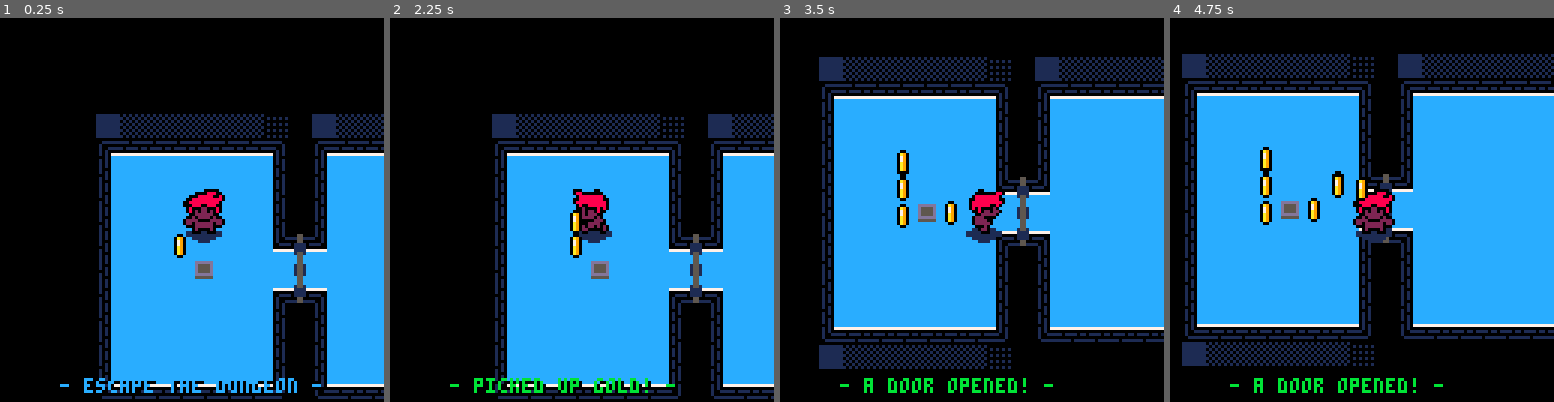
Above: before the commit, frames 1-4 (left to right).
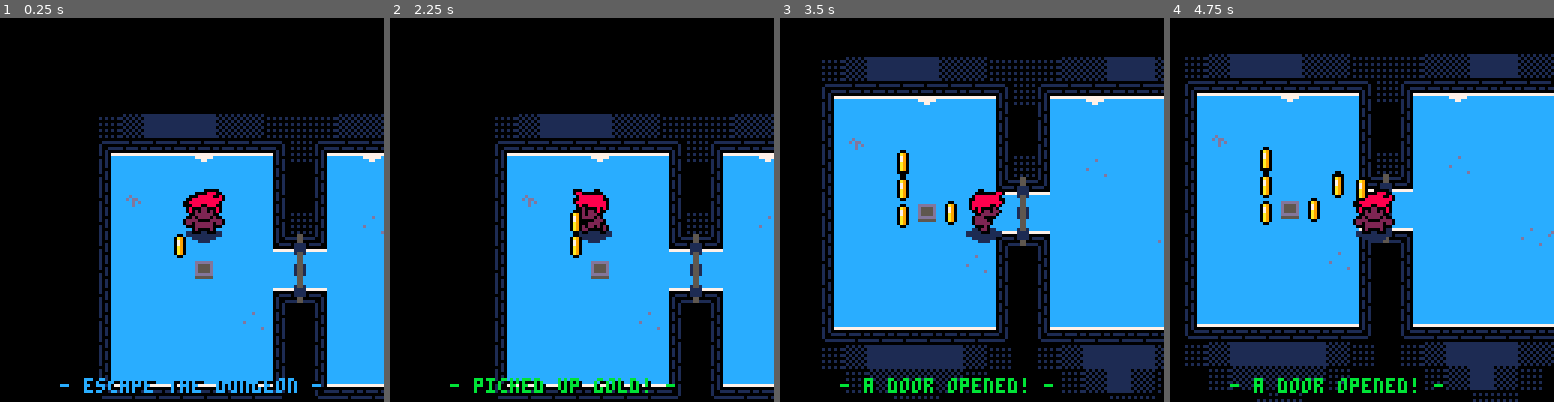
Above: after the commit, the same moments.

Repository: Kiyotoko/gamejam
Game: PICO-8 cartridge game.p8
The game is run twice, just before and just after one commit, with the same random seed, the same clock (stepped at 60 frames per second) and the same inputs.
Inputs:
- Up to frame 1 (0.25 s): no input
- Up to frame 2 (2.25 s): tap O (Z key) at 0.33, 0.7, 1.43, 2.22 s; tap X (X key) at 1.07, 2.07 s; hold Left from 1.97 s (still down)
- Up to frame 3 (3.5 s): release Left at 2.37 s; tap X (X key) every 0.33 s from 2.4 to 3.4 s; hold Down 2.42-2.82 s; hold Right from 2.87 s (still down); tap O (Z key) at 3.1 s
- Up to frame 4 (4.75 s): release Right at 3.53 s; hold Up 3.58-4.08 s; tap X (X key) every 0.33 s from 3.73 to 4.73 s; tap O (Z key) at 3.98 s; hold Right 4.13-4.53 s; hold Down from 4.58 s (still down)

The runs differ from the first frame. In frame 1, 1.6% of the frame differs, in the area x 25-100%, y 25-82%; in frame 2, 1.6%; in frame 3, 6.2%; in frame 4, 6.8%, in the area x 3-100%, y 9-100%.

Commit message:
map updated

Diff:
--- a/game.p8
+++ b/game.p8
@@ -126,21 +126,23 @@
 cccccccccccccccccccccccccccccccccccccccccccccccccccccccccccccccccccccccccccccccccccccccccccccccccccccccccccccccccccccccccccccccc
 __gff__
 0000000000000000000000000000000000000000000000000000000000000000000000000000000000000000000000000000000000000000000000000000000000000000000000000000000001000000000000000000000000000000000000000000000000000000000000000000000000000000000000000000000000020000
-0100000000000000000000000000000000000000000000000000000000000000000000000000000000000000000000000000000000000000000000000000000001000101010100010101010101010101010101010101010001000000000000000000000000000000000000000000000000000000000000000000000000000000
+0100000000000000000000000000000001010000000000000000000000000000000000000000000000000000000000000000000000000000000000000000000001000101010100010101010101010101010101010101010001000000000000000000000000000000000000000000000000000000000000000000000000000000
 __map__
-8d8e8e8e8e8e8e8f9b8d8e8e8e8e8e8e8f000000000000000000000000000000000000000000000000000000000000000000000000000000000000000000000000000000000000000000000000000000000000000000000000000000000000000000000000000000000000000000000000000000000000000000000000000000
-82838383838383849b8283838383838384000000000000000000000000000000000000000000000000000000000000000000000000000000000000000000000000000000000000000000000000000000000000000000000000000000000000000000000000000000000000000000000000000000000000000000000000000000
+8f8e8d8d8d8e8e8f8f8f8e8e8d8d8e8e8f000000000000000000000000000000000000000000000000000000000000000000000000000000000000000000000000000000000000000000000000000000000000000000000000000000000000000000000000000000000000000000000000000000000000000000000000000000
+82838383938383848f8283938383838384000000000000000000000000000000000000000000000000000000000000000000000000000000000000000000000000000000000000000000000000000000000000000000000000000000000000000000000000000000000000000000000000000000000000000000000000000000
 81808080808080859b8180808080808085000000000000000000000000000000000000000000000000000000000000000000000000000000000000000000000000000000000000000000000000000000000000000000000000000000000000000000000000000000000000000000000000000000000000000000000000000000
-81808080808080859b8180808080808085000000009090909000000000000000000000000000000000000000000000000000000000000000000000000000000000000000000000000000000000000000000000000000000000000000000000000000000000000000000000000000000000000000000000000000000000000000
-81808080808080859b8180808080808085909090909090909000000000000000000000000000000000000000000000000000000000000000000000000000000000000000000000000000000000000000000000000000000000000000000000000000000000000000000000000000000000000000000000000000000000000000
+81918080808080859b8180808080808085000000009090909000000000000000000000000000000000000000000000000000000000000000000000000000000000000000000000000000000000000000000000000000000000000000000000000000000000000000000000000000000000000000000000000000000000000000
+81808080808080858f8180908080808085909090909090909000000000000000000000000000000000000000000000000000000000000000000000000000000000000000000000000000000000000000000000000000000000000000000000000000000000000000000000000000000000000000000000000000000000000000
 8180808080808089a38a80808080808085909090909090909000000000000000000000000000000000000000000000000000000000000000000000000000000000000000000000000000000000000000000000000000000000000000000000000000000000000000000000000000000000000000000000000000000000000000
 81808080c0808080a08080808080808085909090909090909000000000000000000000000000000000000000000000000000000000000000000000000000000000000000000000000000000000000000000000000000000000000000000000000000000000000000000000000000000000000000000000000000000000000000
-818080808080808ba78c80808080808085900000009090909000000000000000000000000000000000000000000000000000000000000000000000000000000000000000000000000000000000000000000000000000000000000000000000000000000000000000000000000000000000000000000000000000000000000000
-8180808080808085008180808080808085000000000000000000000000000000000000000000000000000000000000000000000000000000000000000000000000000000000000000000000000000000000000000000000000000000000000000000000000000000000000000000000000000000000000000000000000000000
+818080808080808ba78c80808080909185900000009090909000000000000000000000000000000000000000000000000000000000000000000000000000000000000000000000000000000000000000000000000000000000000000000000000000000000000000000000000000000000000000000000000000000000000000
+8180808080809085008180808080808085000000000000000000000000000000000000000000000000000000000000000000000000000000000000000000000000000000000000000000000000000000000000000000000000000000000000000000000000000000000000000000000000000000000000000000000000000000
 8180808080808085008180808080808085000000000000000000000000000000000000000000000000000000000000000000000000000000000000000000000000000000000000000000000000000000000000000000000000000000000000000000000000000000000000000000000000000000000000000000000000000000
 8180808080808085008180808080808085000000000000000000000000000000000000000000000000000000000000000000000000000000000000000000000000000000000000000000000000000000000000000000000000000000000000000000000000000000000000000000000000000000000000000000000000000000
 8687878787878788008687878787878788000000000000000000000000000000000000000000000000000000000000000000000000000000000000000000000000000000000000000000000000000000000000000000000000000000000000000000000000000000000000000000000000000000000000000000000000000000
-8d8e8e8e8e8e8e8f0000004e4e4e4e4e00000000000000000000000000000000000000000000000000000000000000000000000000000000000000000000000000000000000000000000000000000000000000000000000000000000000000000000000000000000000000000000000000000000000000000000000000000000
+8f8e8d8d8d8d8e8f008f8e8d8d8d8e8e8f000000000000000000000000000000000000000000000000000000000000000000000000000000000000000000000000000000000000000000000000000000000000000000000000000000000000000000000000000000000000000000000000000000000000000000000000000000
+008f8e8e8e8e8f0000008f8e8d8e8f0000000000000000000000000000000000000000000000000000000000000000000000000000000000000000000000000000000000000000000000000000000000000000000000000000000000000000000000000000000000000000000000000000000000000000000000000000000000
+0000008f8f000000000000008f8f000000000000000000000000000000000000000000000000000000000000000000000000000000000000000000000000000000000000000000000000000000000000000000000000000000000000000000000000000000000000000000000000000000000000000000000000000000000000
 
 
 
